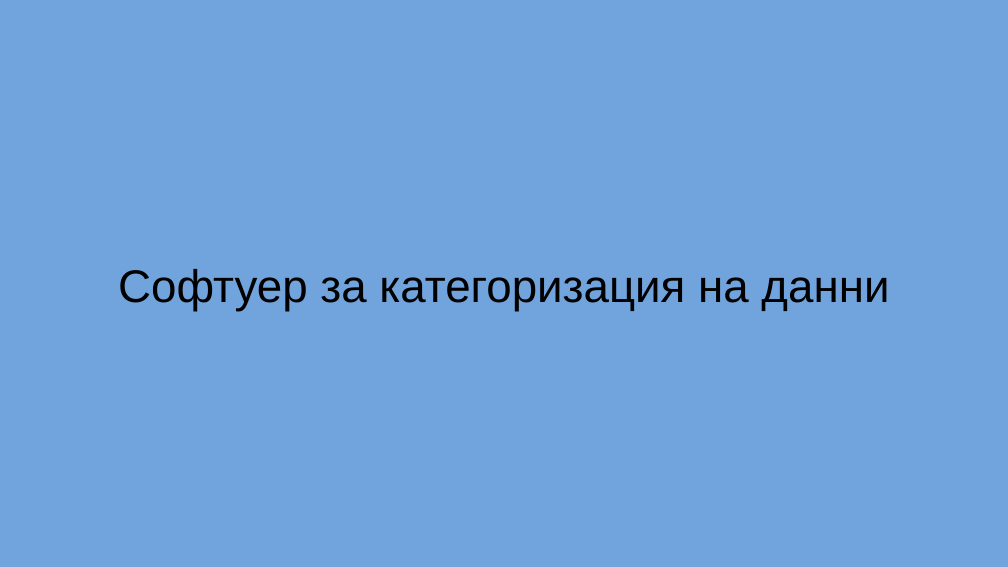
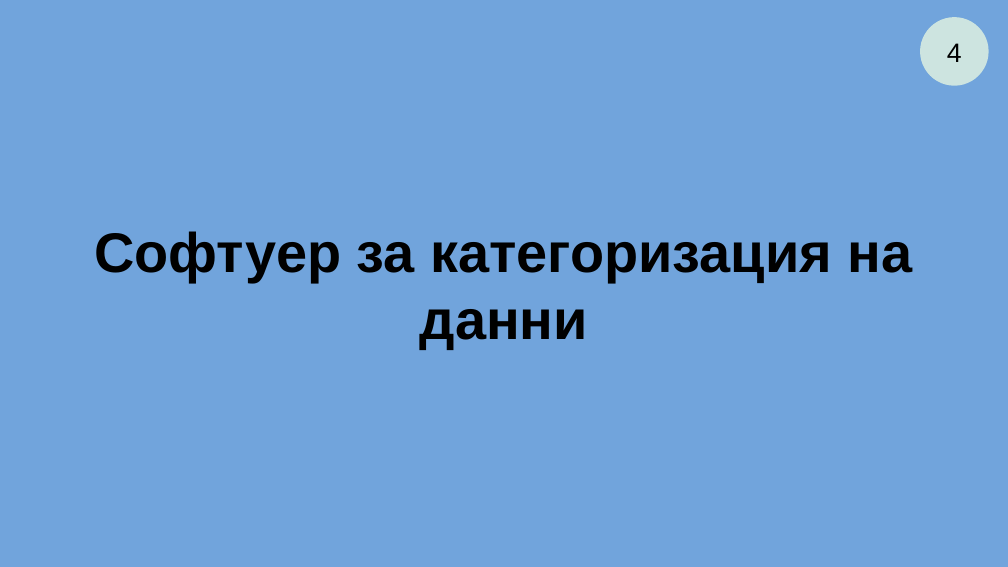
Before and after one commit to GeorgeChaparov/University-Theses, a slide deck: slide 5 of Presentation.odp. Drawn at 1008x567 pixels with LibreOffice and Linux fonts; fonts in the diff are those of the drawing. Boxes give left, top, right and bottom in pixels: in the first picture for what was removed or moved away, otherwise in the second. Text is boxed around its words. In the diff, an @@ line names an element or a change of style, - is before the commit and + after.

```diff
--- a/Presentation.odp
+++ b/Presentation.odp
@@ ellipse added at (920, 17, 989, 86), fill #E4F5E1 at 80% opacity, 21 pt, text #000000 @@
+4
@@ title "Софтуер за категоризация на данни": place and size @@
-title "Софтуер за категоризация на данни" at (118, 269, 889, 311)
+title "Софтуер за категоризация на данни" at (94, 231, 912, 349)
@@ title "Софтуер за категоризация на данни" at (94, 231, 912, 349): size 36 to 44 pt, bold on @@
```
Also in this commit, not shown: 8 other slides changed, 16 slides added, 13 slides removed, 7 other files.
